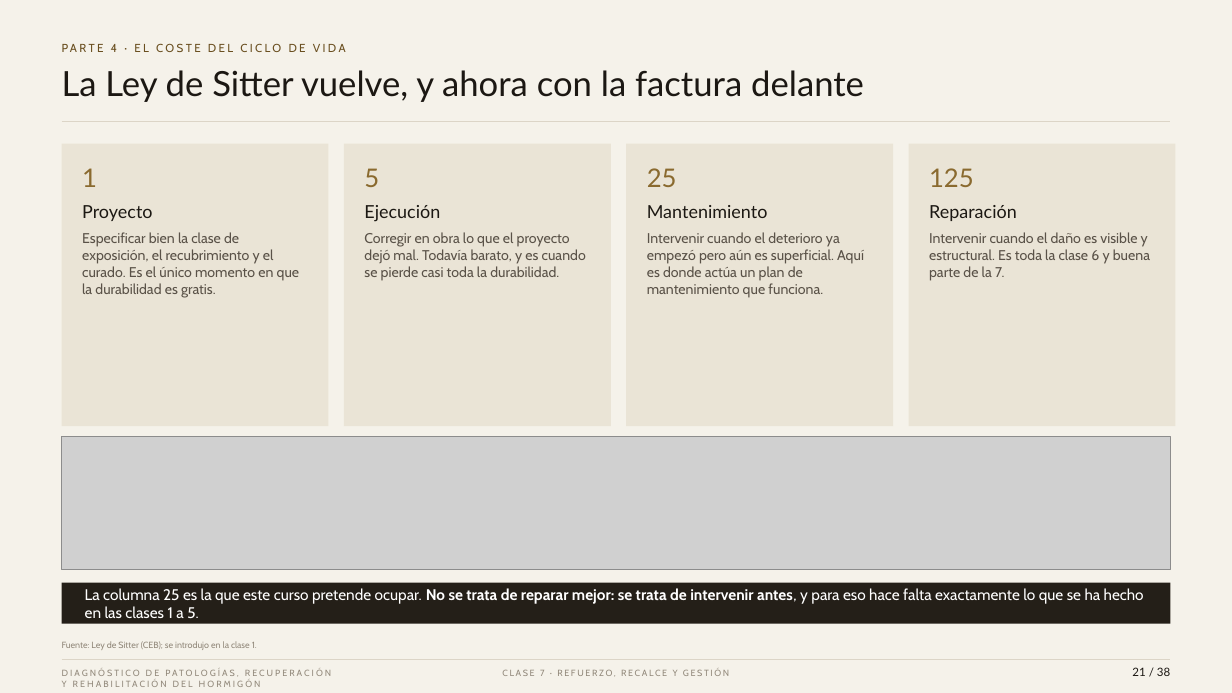
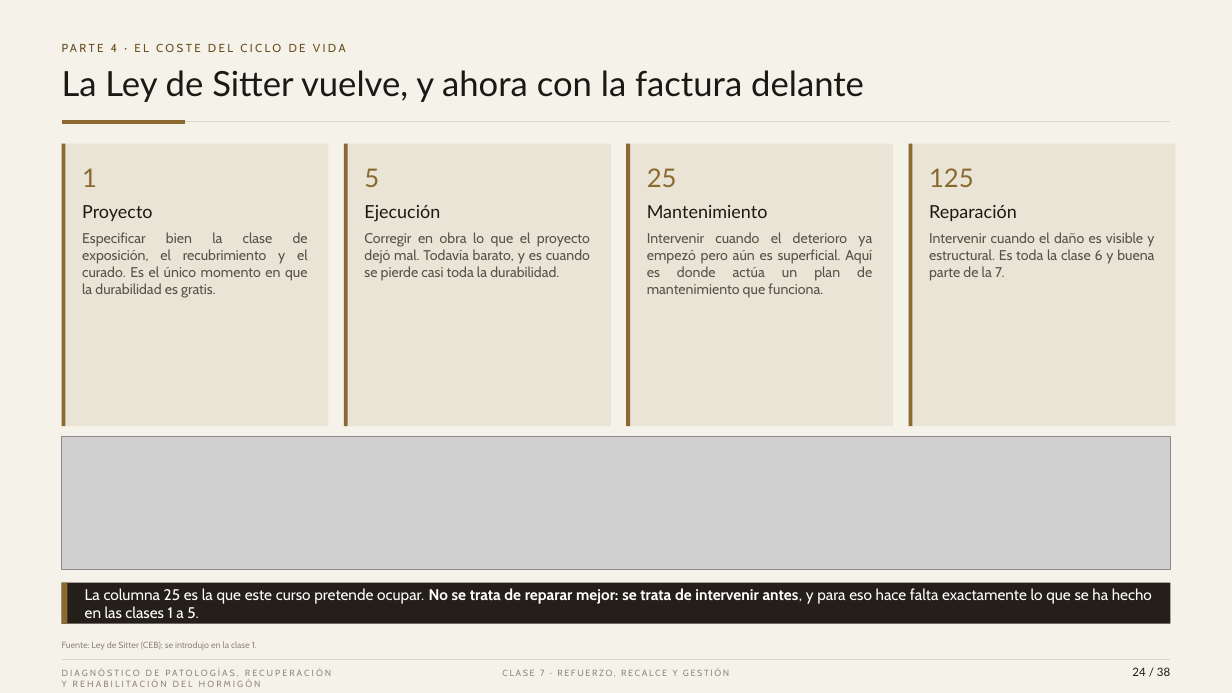
Before and after one commit to kevinyerkovc-cmd/Yerko, a slide deck: slide 24 of PH_Clase_7_Refuerzo_recalce_y_gestion.pptx (slide 21 before the commit). Drawn at 1232x693 pixels with LibreOffice and Linux fonts; fonts in the diff are those of the drawing; grey boxes stand for pictures. Boxes give left, top, right and bottom in pixels: in the first picture for what was removed or moved away, otherwise in the second. Text is boxed around its words. In the diff, an @@ line names an element or a change of style, - is before the commit and + after.

```diff
--- a/PH_Clase_7_Refuerzo_recalce_y_gestion.pptx
+++ b/PH_Clase_7_Refuerzo_recalce_y_gestion.pptx
@@ line added from (62, 122) to (185, 122), #8A6A2F 2.5 pt @@
@@ rectangle added at (62, 144, 66, 427), fill #8A6A2F @@
@@ rectangle added at (344, 144, 348, 427), fill #8A6A2F @@
@@ rectangle added at (627, 144, 630, 427), fill #8A6A2F @@
@@ rectangle added at (909, 144, 912, 427), fill #8A6A2F @@
@@ rectangle added at (62, 583, 67, 624), fill #8A6A2F @@
@@ alignment left to justified in 5 elements at (82, 232, 308, 298), (364, 232, 590, 280), (647, 232, 872, 298), (929, 232, 1154, 281), (85, 588, 1152, 618) @@
@@ text at (1132, 667, 1170, 676): text changed @@
-21 / 38
+24 / 38
```
Also in this commit, not shown: 34 other slides changed, 3 slides added, 3 slides removed, 2 other files.
